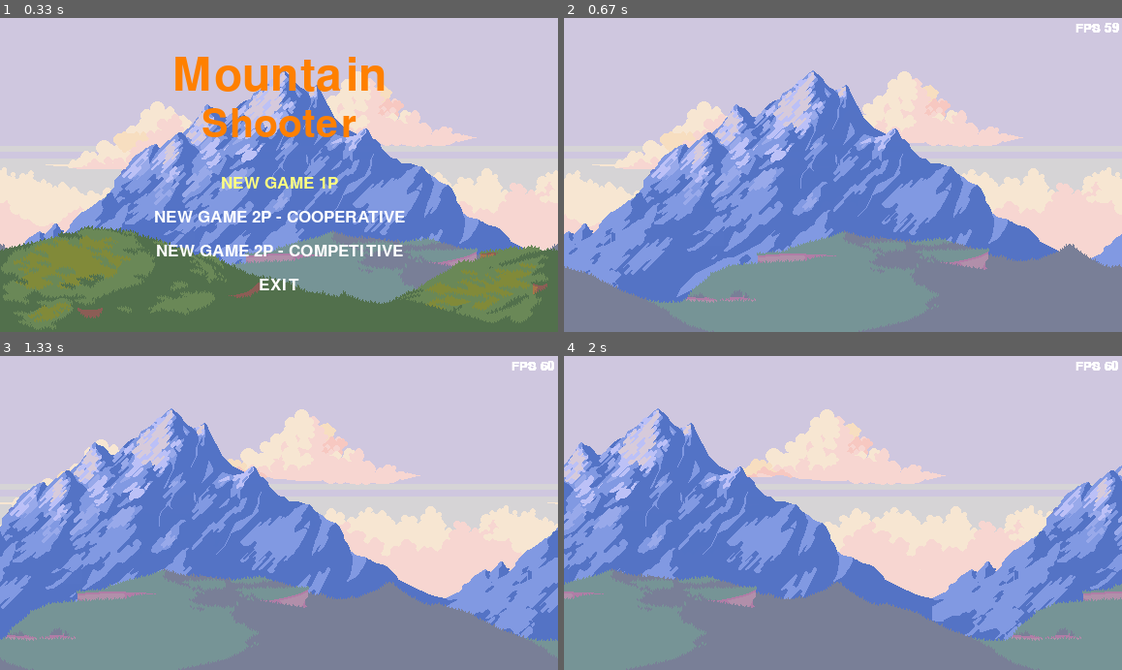
Above: before the commit, frames 1-4 (two rows, left to right).
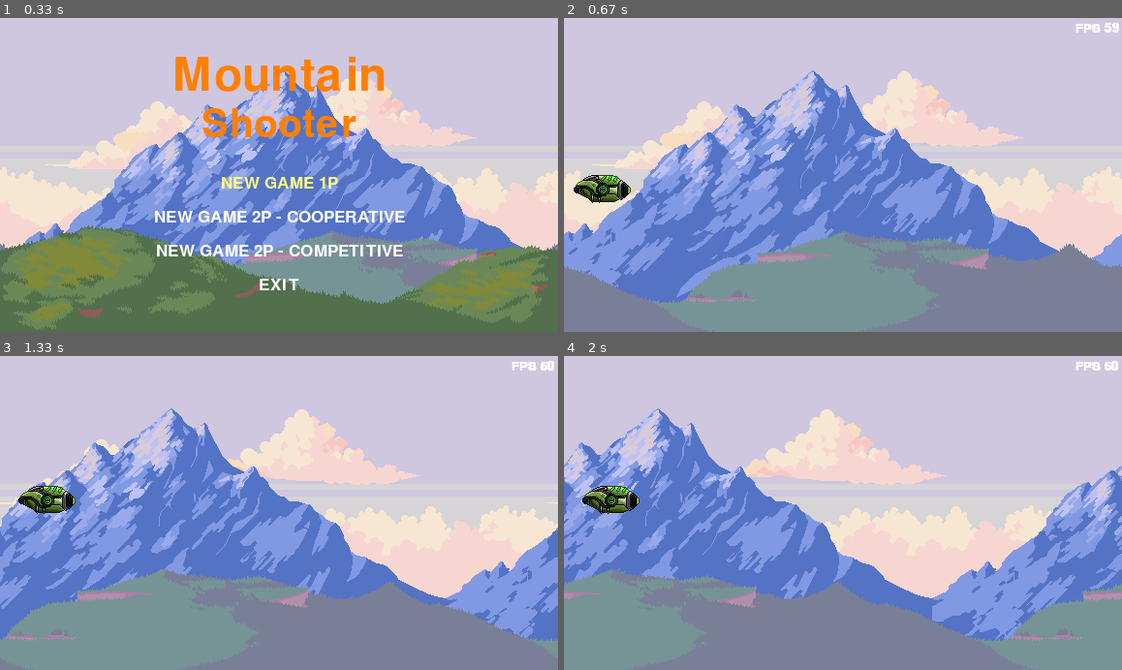
Above: after the commit, the same moments.

Repository: RennanBaccili/PyGameProject
Game: pygame game, started from main.py
Two runs of this game, one before a commit and one after it. Both use one fixed random seed, a clock stepped at 60 frames per second and the inputs below.
Inputs:
- Up to frame 1 (0.33 s): no input
- Up to frame 2 (0.67 s): tap Enter at 0.33 s
- Up to frame 3 (1.33 s): hold W 0.67-1.13 s; hold D from 1.17 s (still down)
- Up to frame 4 (2 s): release D at 1.63 s; hold A from 1.67 s (still down)

Frame 1 is identical in both runs. In frame 2, 0.7% of the frame differs, in the area x 1-12%, y 50-59%; in frame 3, 0.7%, in the area x 3-14%, y 41-51%; in frame 4, 0.7%.

Commit message:
Nave e movimento da nave

Diff:
--- a/code/Background.py
+++ b/code/Background.py
@@ -12,5 +12,4 @@
         self.rect.centerx -= ENTITY_SPEED[self.name]
         if self.rect.right <= 0:
             self.rect.left = WIN_W
-
         pass
--- a/code/EntityFactory.py
+++ b/code/EntityFactory.py
@@ -1,7 +1,8 @@
 #!/usr/bin/python
 # -*- coding: utf-8 -*-
 from code.Background import Background
-from code.Const import WIN_W, IMAGE_LEVEL
+from code.Const import WIN_W, IMAGE_LEVEL, WIN_H
+from code.Player import Player
 
 
 class EntityFactory:
@@ -14,3 +15,5 @@
                     list_bg.append(Background(f'm1/{i}.png', position))
                     list_bg.append(Background(f'm1/{i}.png', (WIN_W, 0)))
                 return list_bg
+            case 'Player1':
+                return Player(f'm1/player1.png', (10, WIN_H/2))
--- a/code/Level.py
+++ b/code/Level.py
@@ -18,6 +18,7 @@
         self.mode = menu_option
         self.entity_list: list[Entity] = []
         self.entity_list.extend(EntityFactory.get_entity('Level1'))
+        self.entity_list.append(EntityFactory.get_entity('Player1'))
 
     def run(self, ):
         # musica
--- a/code/Player.py
+++ b/code/Player.py
@@ -1,11 +1,23 @@
 #!/usr/bin/python
-#-*- coding: utf-8 -*-
+# -*- coding: utf-8 -*-
+import pygame
 
-from Entity import Entity
+from code.Entity import Entity
+
 
 class Player(Entity):
-    def __init__(self):
-        pass
+    def __init__(self, name, position: tuple):
+        super().__init__(name, position)
 
     def move(self, ):
+        pressed_key = pygame.key.get_pressed()
+        if pressed_key[pygame.K_w]:
+            self.rect.centery -= 1
+        if pressed_key[pygame.K_s]:
+            self.rect.centery += 1
+        if pressed_key[pygame.K_d]:
+            self.rect.centerx += 1
+        if pressed_key[pygame.K_a]:
+            self.rect.centerx -= 1
+            pass
         pass
Binary file added: asset/levels/m1/player1.png
